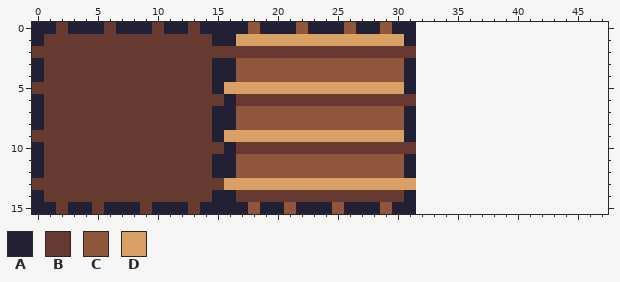
File history of a pixel-art sprite, sprites/plot.png. The picture above is the old version.
The file is 32x16 pixels. The old version is drawn lined up with the new one, on the new canvas.
Palette (. is transparent): A #222034  B #663931  C #8f563b  D #d9a066
Pixels before, first column x 0:
 0 AABAAABAAABAABAAAACAAACAAACAACAA
 1 ABBBBBBBBBBBBBBAADDDDDDDDDDDDDDA
 2 BBBBBBBBBBBBBBBBBBBBBBBBBBBBBBBB
 3 ABBBBBBBBBBBBBBAACCCCCCCCCCCCCCA
 4 ABBBBBBBBBBBBBBAACCCCCCCCCCCCCCA
 5 BBBBBBBBBBBBBBBADDDDDDDDDDDDDDDA
 6 ABBBBBBBBBBBBBBBABBBBBBBBBBBBBBB
 7 ABBBBBBBBBBBBBBAACCCCCCCCCCCCCCA
 8 ABBBBBBBBBBBBBBAACCCCCCCCCCCCCCA
 9 BBBBBBBBBBBBBBBADDDDDDDDDDDDDDDA
10 ABBBBBBBBBBBBBBBABBBBBBBBBBBBBBB
11 ABBBBBBBBBBBBBBAACCCCCCCCCCCCCCA
12 ABBBBBBBBBBBBBBAACCCCCCCCCCCCCCA
13 BBBBBBBBBBBBBBBBDDDDDDDDDDDDDDDD
14 ABBBBBBBBBBBBBBAABBBBBBBBBBBBBBA
15 AABAABAAABAAABAAAACAACAAACAAACAA
Once edited:
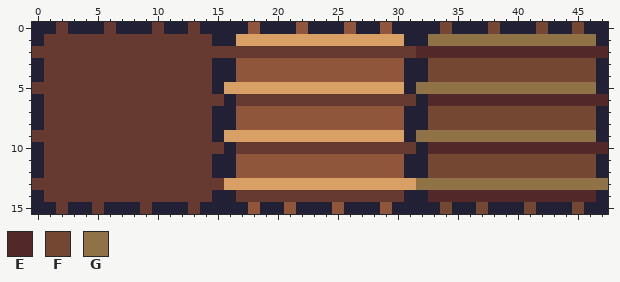
Colours new in this view: E #522828  F #734732  G #8f7245
What changed:
canvas 32x16 -> 48x16
Changed rows in their new state; - is an unchanged pixel.
first column x 32:
 0 AAFAAAFAAAFAAFAA
 1 AGGGGGGGGGGGGGGA
 2 EEEEEEEEEEEEEEEE
 3 AFFFFFFFFFFFFFFA
 4 AFFFFFFFFFFFFFFA
 5 GGGGGGGGGGGGGGGA
 6 AEEEEEEEEEEEEEEE
 7 AFFFFFFFFFFFFFFA
 8 AFFFFFFFFFFFFFFA
 9 GGGGGGGGGGGGGGGA
10 AEEEEEEEEEEEEEEE
11 AFFFFFFFFFFFFFFA
12 AFFFFFFFFFFFFFFA
13 GGGGGGGGGGGGGGGG
14 AEEEEEEEEEEEEEEA
15 AAFAAFAAAFAAAFAA
Pixel boxes of the changes (left, top, right, bottom) in both pictures:
added: (416, 22, 608, 214)
